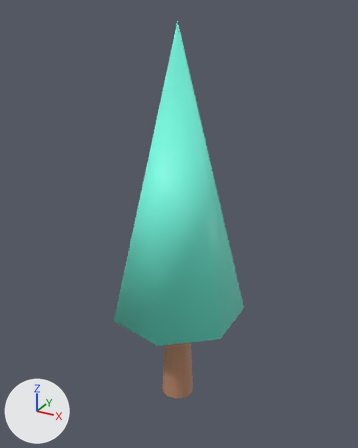
A saved change to the FBX model Assets/3dmodels/Tree 1.fbx.
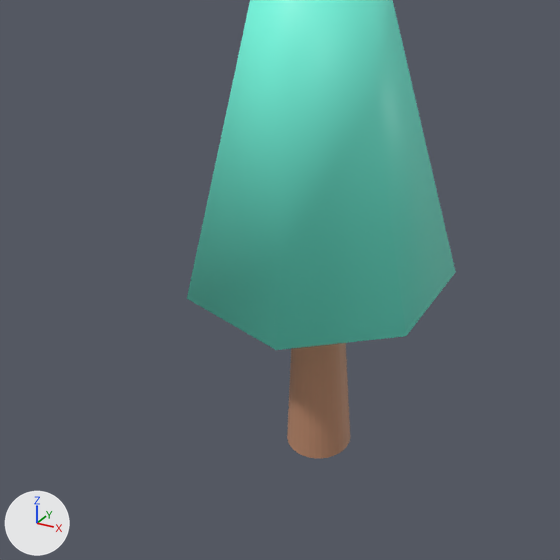
Each version is shown whole from a 50 mm camera at (13.03, -30.45, 9.0) aimed at (8.09, -21.47, 4.51), then close up on the part from 6% to 82% of the width and 39% to 100% of the height. Every picture has the same lights, and +X, +Y and +Z are marked at lower left. The last two pictures show the newer version. Where no turn or scale is listed for an object, it has been applied to the vertices. Vertices at exactly the same position are counted once.
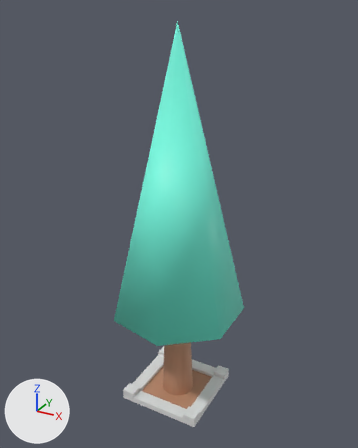
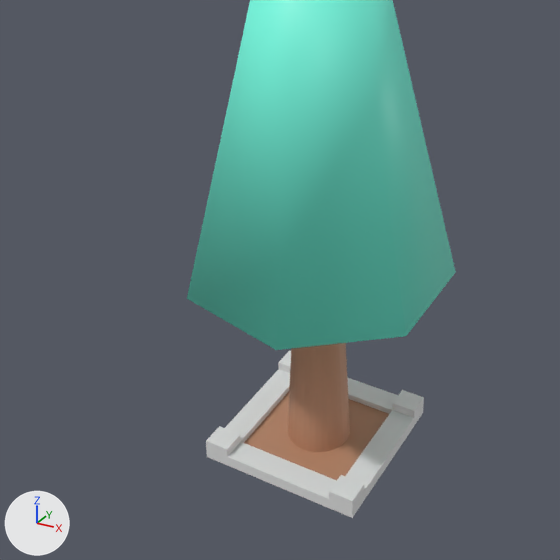
The change, as a list of edits to the scene's bpy script:
```text
Add mat_gri:
    mat_gri = principled_material('Gri')
    mat_gri.base_color = (0.745, 0.745, 0.745)  # light grey #e0e0e0
Change me_circle_006:
    used by ob_circle_002; location = (8.12, -21.59, -0.08)
    remove me_circle_006.from_pydata(...)  # 72 vertices, 41 faces; spans x -1.59..1.43, y -1.54..1.55, z 0.0..8.82
    add me_circle_006.from_pydata(...)  # 124 vertices, 86 faces; spans x -1.59..1.43, y -1.54..1.55, z 0.0..8.82
    me_circle_006 part 1: a new loose piece of 52 vertices spanning x -1.0..1.0, y -1.01..0.99, z 0.03..0.28
    add me_circle_006.materials.append(mat_gri)  # light grey #e0e0e0
```

Where the change shows, as pixel boxes (x1, y1, x2, y2) in the close-ups (560 x 560 px):
'Circle.002', reshaped: before (187, 0, 456, 458); after (187, 0, 456, 518)
part 1 of me_circle_006, added: after (206, 350, 424, 518)
